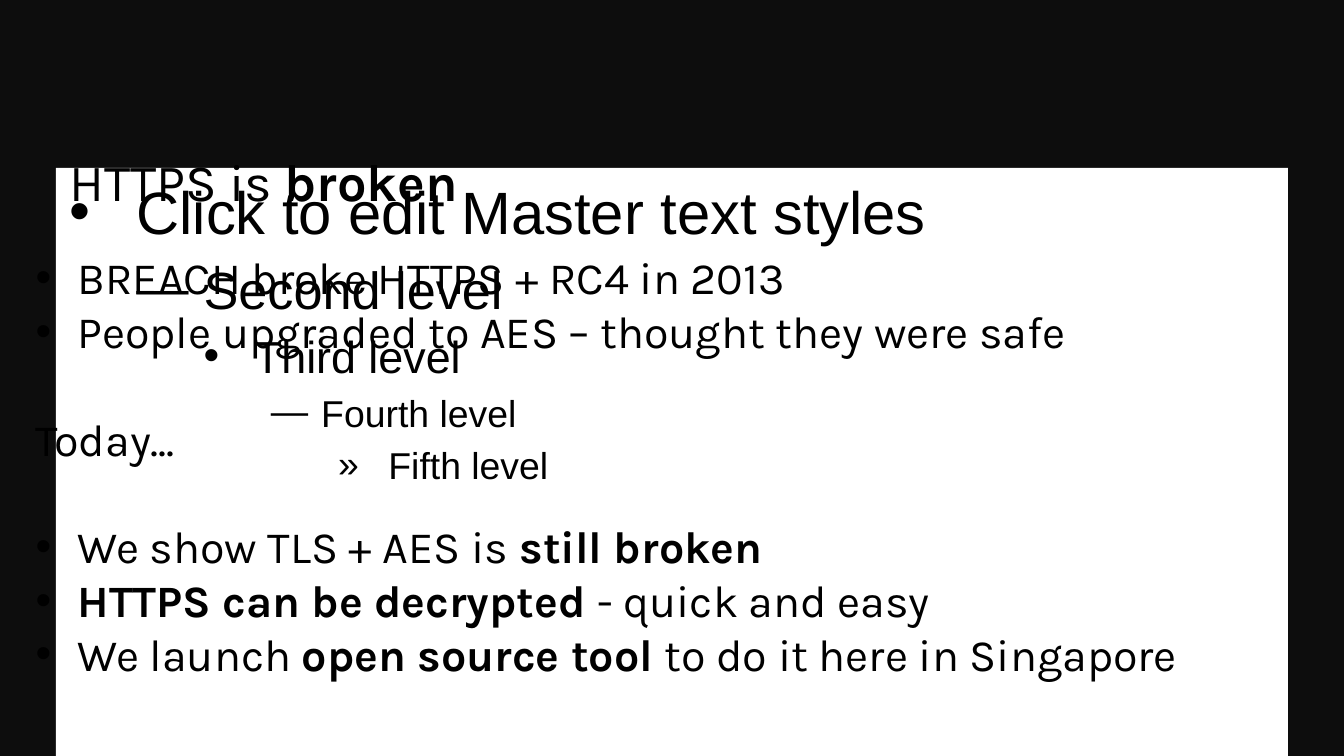
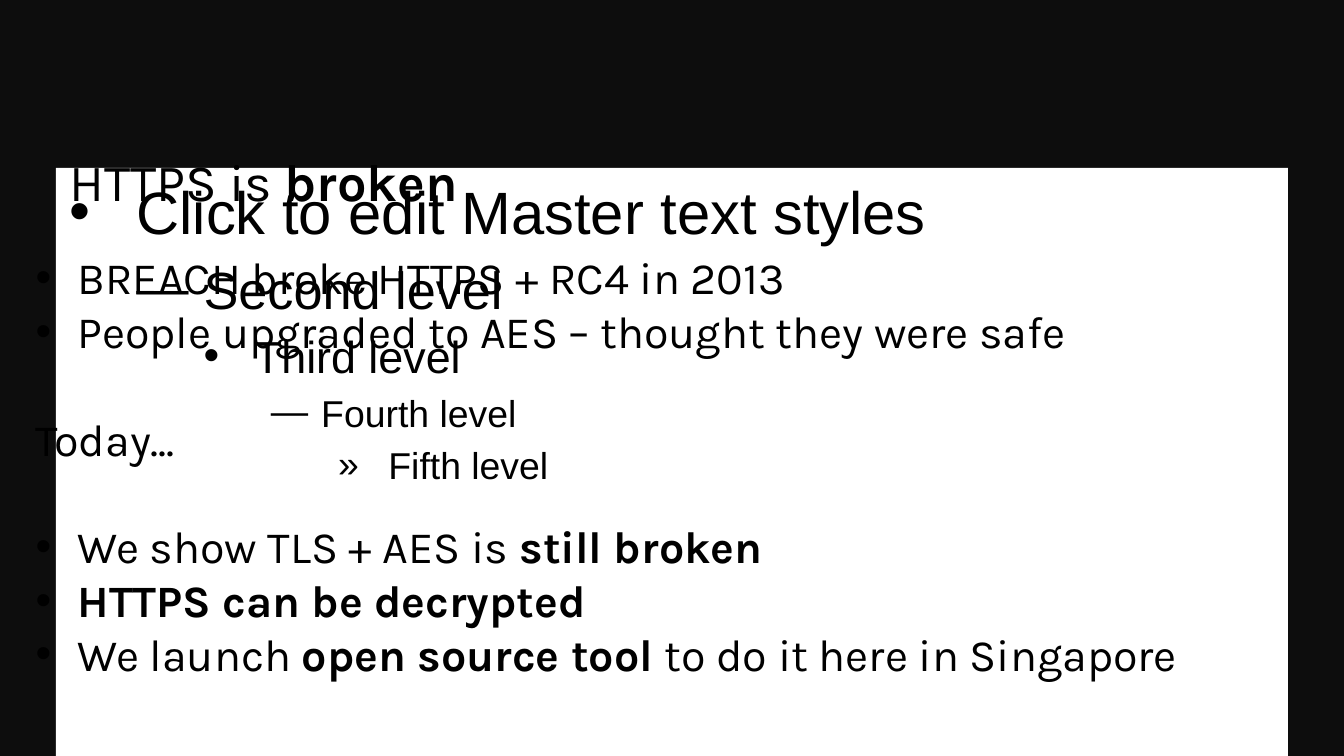
Before and after one commit to decrypto-org/rupture, a slide deck: slide 3 of etc/Black Hat Asia 2016/asia-16-Practical-New-Developments-In-The-BREACH-Attack.pptx (slide 2 before the commit). Drawn at 1344x756 pixels with LibreOffice and Linux fonts; fonts in the diff are those of the drawing; background and template pictures are left out. Boxes give left, top, right and bottom in pixels: in the first picture for what was removed or moved away, otherwise in the second. Text is boxed around its words. In the diff, an @@ line names an element or a change of style, - is before the commit and + after.

```diff
--- a/etc/Black Hat Asia 2016/asia-16-Practical-New-Developments-In-The-BREACH-Attack.pptx
+++ b/etc/Black Hat Asia 2016/asia-16-Practical-New-Developments-In-The-BREACH-Attack.pptx
@@ text at (78, 586, 585, 628): text changed @@
-• HTTPS can be decrypted - quick and easy
+• HTTPS can be decrypted
```
Also in this commit, not shown: 8 other slides changed, 11 slides added, 1 slide removed, 1 other file.
